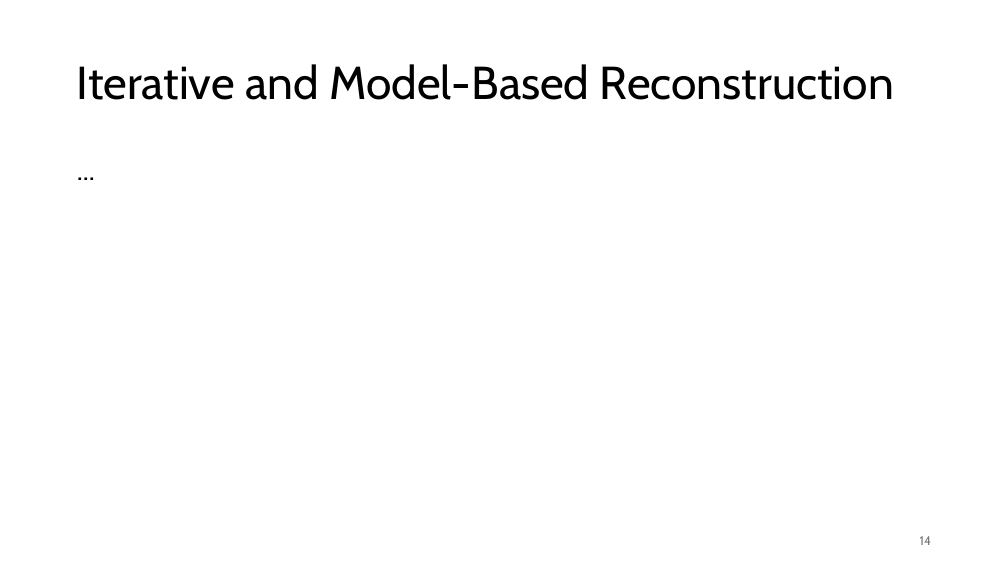
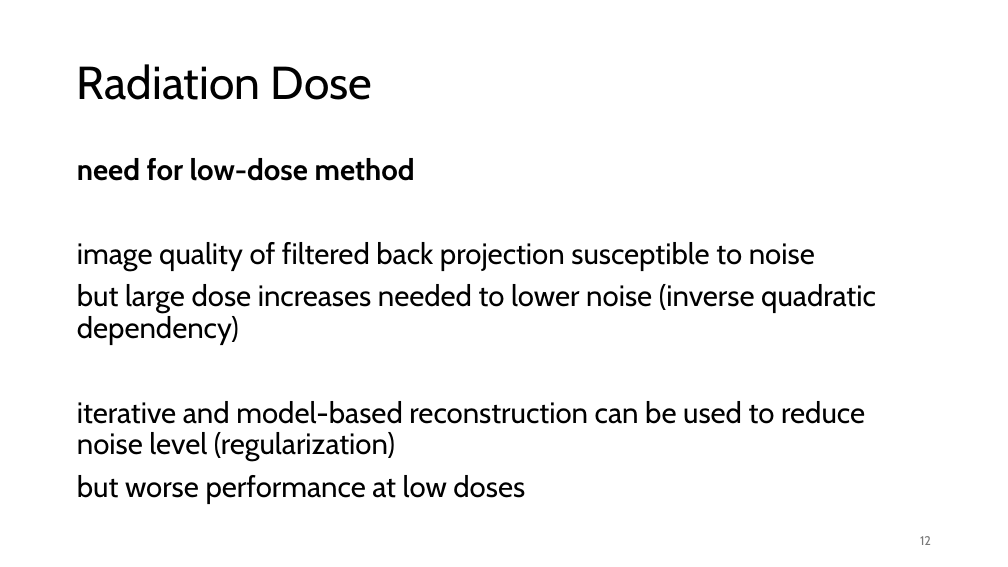
Before and after one commit to FelixWick/DL_images, a slide deck: slide 12 of slides/CT.pptx (slide 14 before the commit). Drawn at 1008x567 pixels with LibreOffice and Linux fonts; fonts in the diff are those of the drawing. Boxes give left, top, right and bottom in pixels: in the first picture for what was removed or moved away, otherwise in the second. Text is boxed around its words. In the diff, an @@ line names an element or a change of style, - is before the commit and + after.

```diff
--- a/slides/CT.pptx
+++ b/slides/CT.pptx
@@ title at bbox=[77, 64, 373, 100]: text changed @@
-Iterative and Model-Based Reconstruction
+Radiation Dose
@@ text removed at bbox=[70, 151, 939, 511] @@
-...
@@ text added at bbox=[77, 158, 876, 504], 28 pt, text #000000 @@
+need for low-dose method
+image quality of filtered back projection susceptible to noise
+but large dose increases needed to lower noise (inverse quadratic dependency)
+iterative and model-based reconstruction can be used to reduce noise level (regularization)
+but worse performance at low doses
@@ page number at bbox=[920, 536, 931, 545]: text changed @@
-14
+12
```
Also in this commit, not shown: 3 other slides changed, 1 slide removed, 1 other file.
